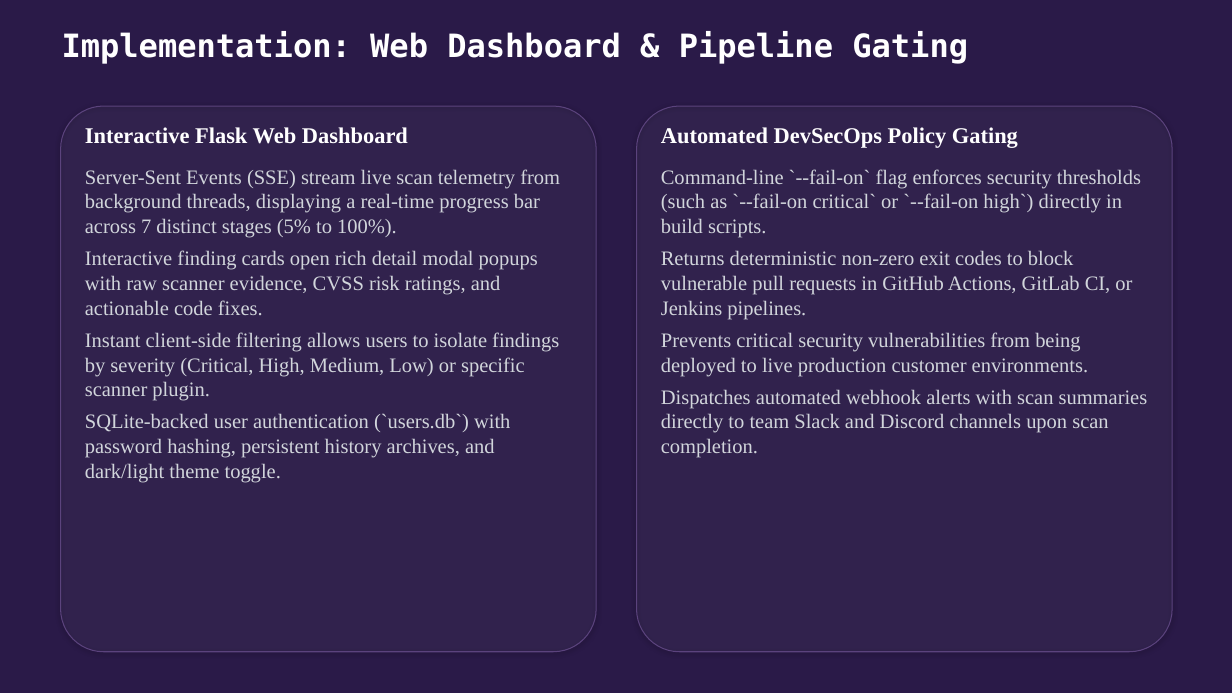
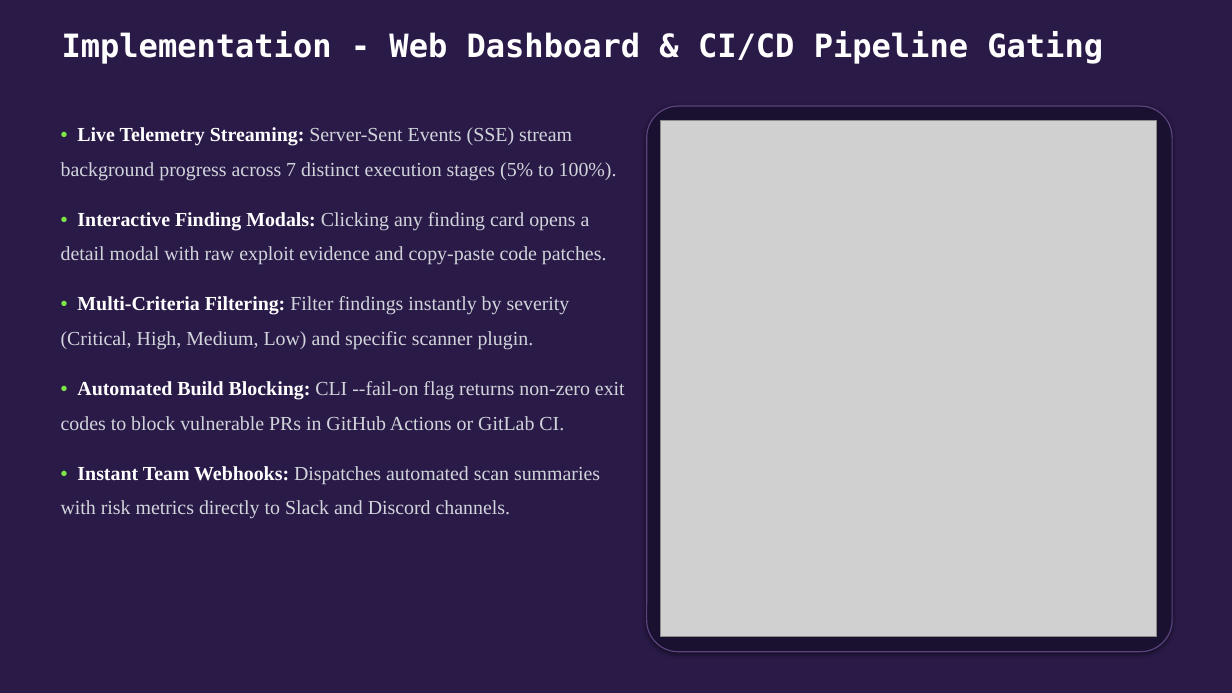
Before and after one commit to NEXUS-888/AutoSecAudit, a slide deck: slide 15 of Presentation/AutoSecAudit - Phase 3 Presentation.pptx. Drawn at 1232x693 pixels with LibreOffice and Linux fonts; fonts in the diff are those of the drawing; grey boxes stand for pictures. Boxes give left, top, right and bottom in pixels: in the first picture for what was removed or moved away, otherwise in the second. Text is boxed around its words. In the diff, an @@ line names an element or a change of style, - is before the commit and + after.

```diff
--- a/Presentation/AutoSecAudit - Phase 3 Presentation.pptx
+++ b/Presentation/AutoSecAudit - Phase 3 Presentation.pptx
@@ text at box(62, 31, 1103, 64): text changed @@
-Implementation: Web Dashboard & Pipeline Gating
+Implementation - Web Dashboard & CI/CD Pipeline Gating
@@ rounded rectangle removed at box(61, 106, 597, 653) @@
@@ rounded rectangle: place and size @@
-rounded rectangle at box(637, 106, 1173, 653)
+rounded rectangle at box(647, 106, 1173, 653)
@@ rounded rectangle at box(647, 106, 1173, 653): fill #FFFFFF at 4% opacity to #1A1030; outline #5B437D 0.79 pt to #5B437D 0.94 pt; proportions changed @@
@@ text at box(61, 127, 625, 519): text changed; size 16 to 15.5 pt @@
-Server-Sent Events (SSE) stream live scan telemetry from background threads, displaying a real-time progress bar across 7 distinct stages (5% to 100%).
-Interactive finding cards open rich detail modal popups with raw scanner evidence, CVSS risk ratings, and actionable code fixes.
-Instant client-side filtering allows users to isolate findings by severity (Critical, High, Medium, Low) or specific scanner plugin.
-SQLite-backed user authentication (`users.db`) with password hashing, persistent history archives, and dark/light theme toggle.
+• Live Telemetry Streaming: Server-Sent Events (SSE) stream background progress across 7 distinct execution stages (5% to 100%).
+• Interactive Finding Modals: Clicking any finding card opens a detail modal with raw exploit evidence and copy-paste code patches.
+• Multi-Criteria Filtering: Filter findings instantly by severity (Critical, High, Medium, Low) and specific scanner plugin.
+• Automated Build Blocking: CLI --fail-on flag returns non-zero exit codes to block vulnerable PRs in GitHub Actions or GitLab CI.
+• Instant Team Webhooks: Dispatches automated scan summaries with risk metrics directly to Slack and Discord channels.
@@ text removed at box(85, 127, 408, 144) @@
-Interactive Flask Web Dashboard
@@ picture added at box(660, 120, 1156, 636) @@
@@ text removed at box(661, 127, 1018, 148) @@
-Automated DevSecOps Policy Gating
@@ text removed at box(661, 169, 1148, 458) @@
-Command-line `--fail-on` flag enforces security thresholds (such as `--fail-on critical` or `--fail-on high`) directly in build scripts.
-Returns deterministic non-zero exit codes to block vulnerable pull requests in GitHub Actions, GitLab CI, or Jenkins pipelines.
-Prevents critical security vulnerabilities from being deployed to live production customer environments.
-Dispatches automated webhook alerts with scan summaries directly to team Slack and Discord channels upon scan completion.
```
Also in this commit, not shown: 12 other slides changed, 6 slides added, 7 slides removed, 41 other files.
